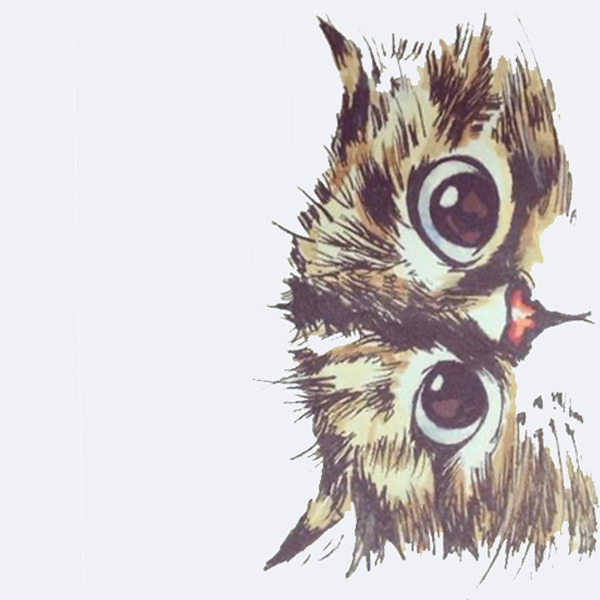
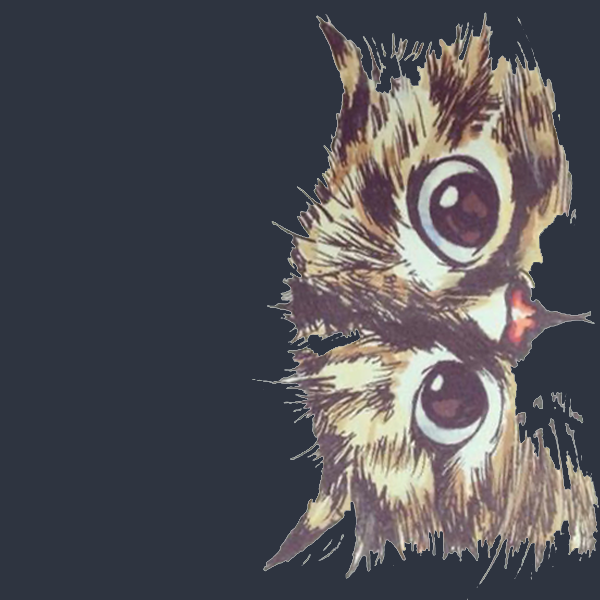
Before/after of a 600×600 layered artwork. What changed in the layer stack:
painted on "Layer 1" over [0, 0, 600, 600]
painted on "back" over [0, 0, 600, 600]
